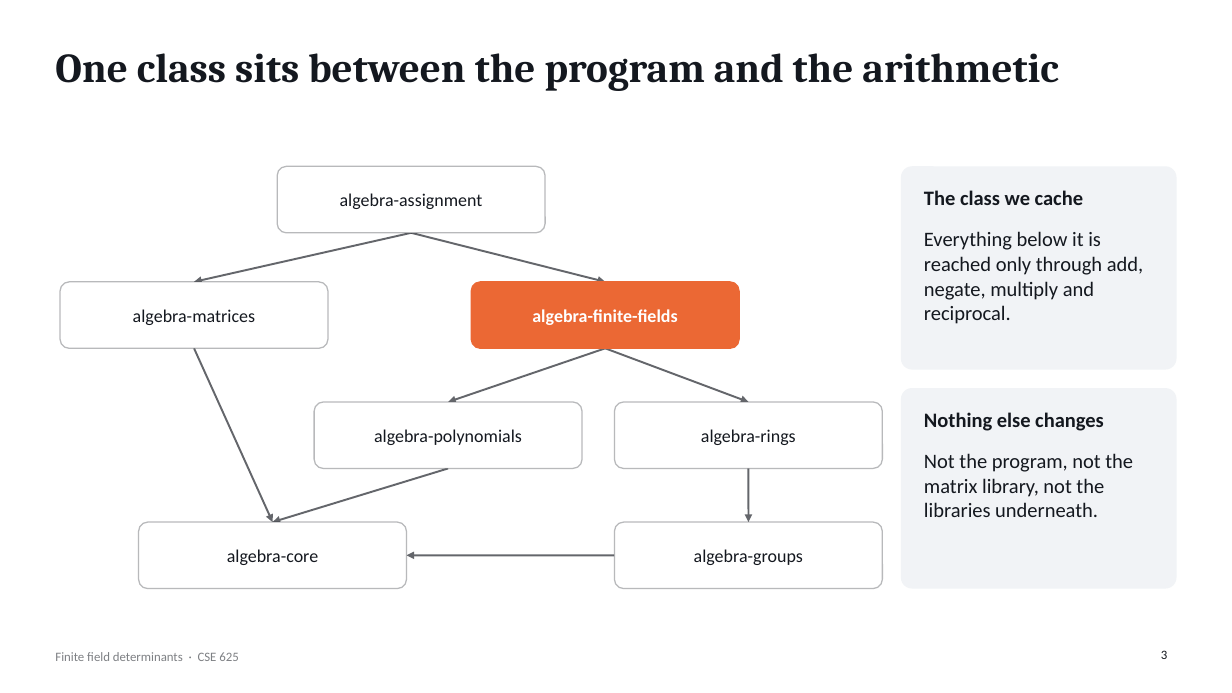
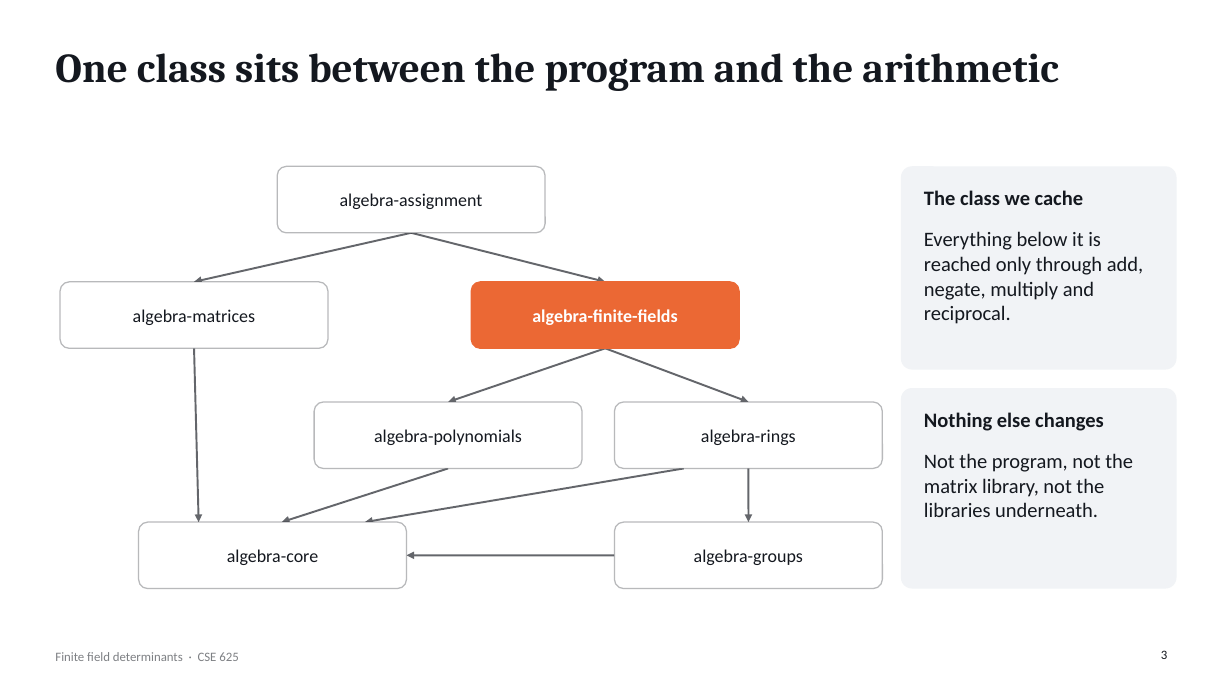
Before and after one commit to Jplangdon/algebra-assignment, a slide deck: slide 3 of slides/presentation.pptx. Drawn at 1232x693 pixels with LibreOffice and Linux fonts; fonts in the diff are those of the drawing. Boxes give left, top, right and bottom in pixels: in the first picture for what was removed or moved away, otherwise in the second. Text is boxed around its words. In the diff, an @@ line names an element or a change of style, - is before the commit and + after.

```diff
--- a/slides/presentation.pptx
+++ b/slides/presentation.pptx
@@ arrow moved from (194, 348) - (273, 522) to (194, 348) - (199, 522) @@
@@ arrow moved from (448, 469) - (273, 522) to (448, 469) - (282, 522) @@
@@ arrow added from (684, 469) to (365, 522), #14181F 1.5 pt @@
```
Also in this commit, not shown: 9 other slides changed, 30 other files.
